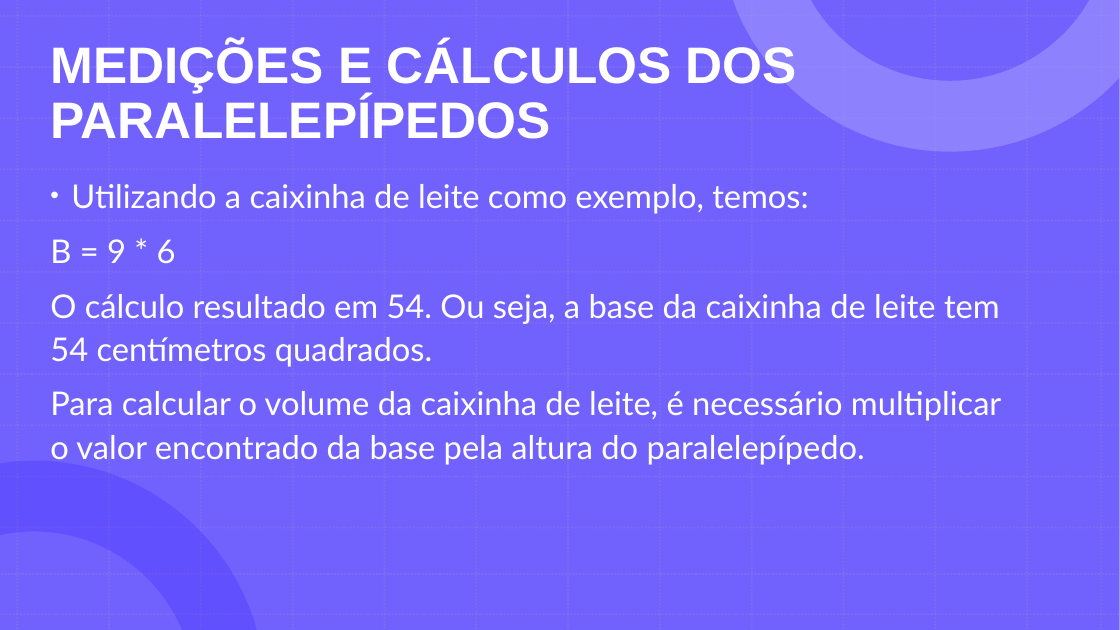
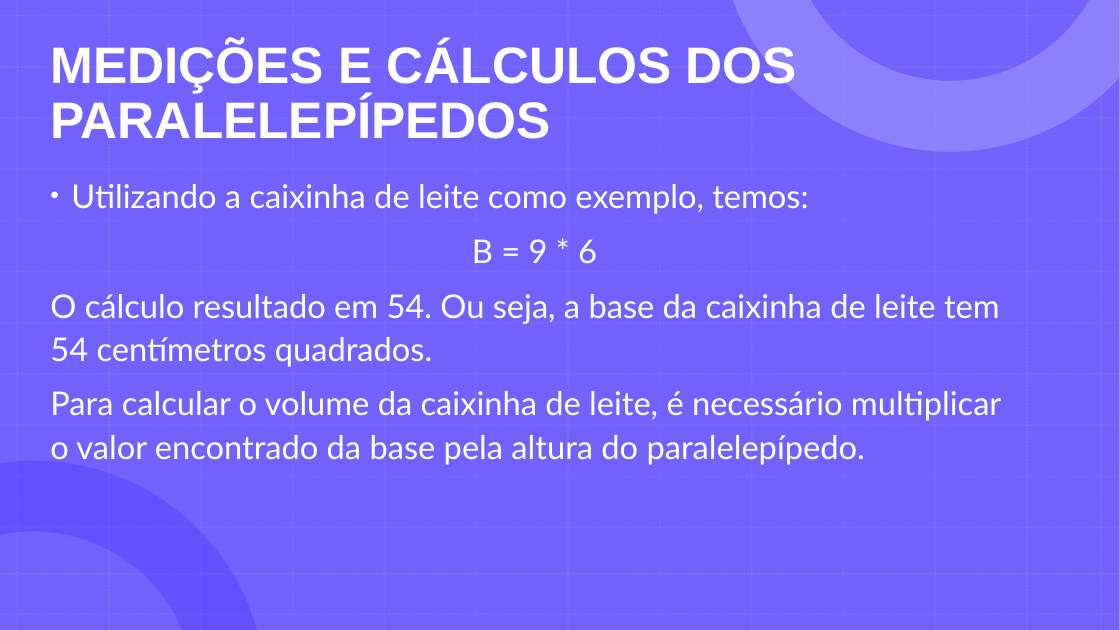
Before and after one commit to GabrielDSS0/ETEC-Coisas-Escolares, a slide deck: slide 24 of 1 etim ds 2022/EAMT/Trabalho Acadêmico/Relatório (a importância dos ecopontos)/A importância da separação dos recicláveis 3/Ecopontos - EAMT.pptx (slide 25 before the commit). Drawn at 1120x630 pixels with LibreOffice and Linux fonts; fonts in the diff are those of the drawing. Boxes give left, top, right and bottom in pixels: in the first picture for what was removed or moved away, otherwise in the second. Text is boxed around its words. In the diff, an @@ line names an element or a change of style, - is before the commit and + after.

```diff
--- a/1 etim ds 2022/EAMT/Trabalho Acadêmico/Relatório (a importância dos ecopontos)/A importância da separação dos recicláveis 3/Ecopontos - EAMT.pptx
+++ b/1 etim ds 2022/EAMT/Trabalho Acadêmico/Relatório (a importância dos ecopontos)/A importância da separação dos recicláveis 3/Ecopontos - EAMT.pptx
@@ text at [472,239,597,263]: alignment left to centre @@
```
Also in this commit, not shown: 2 other slides changed, 2 slides removed, 4 other files.
